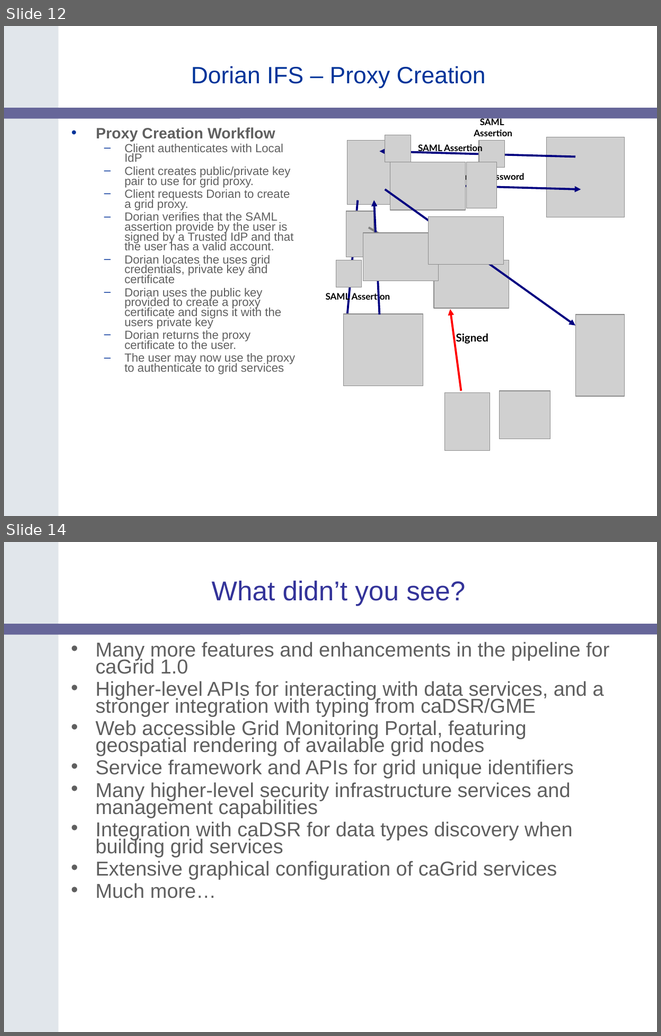
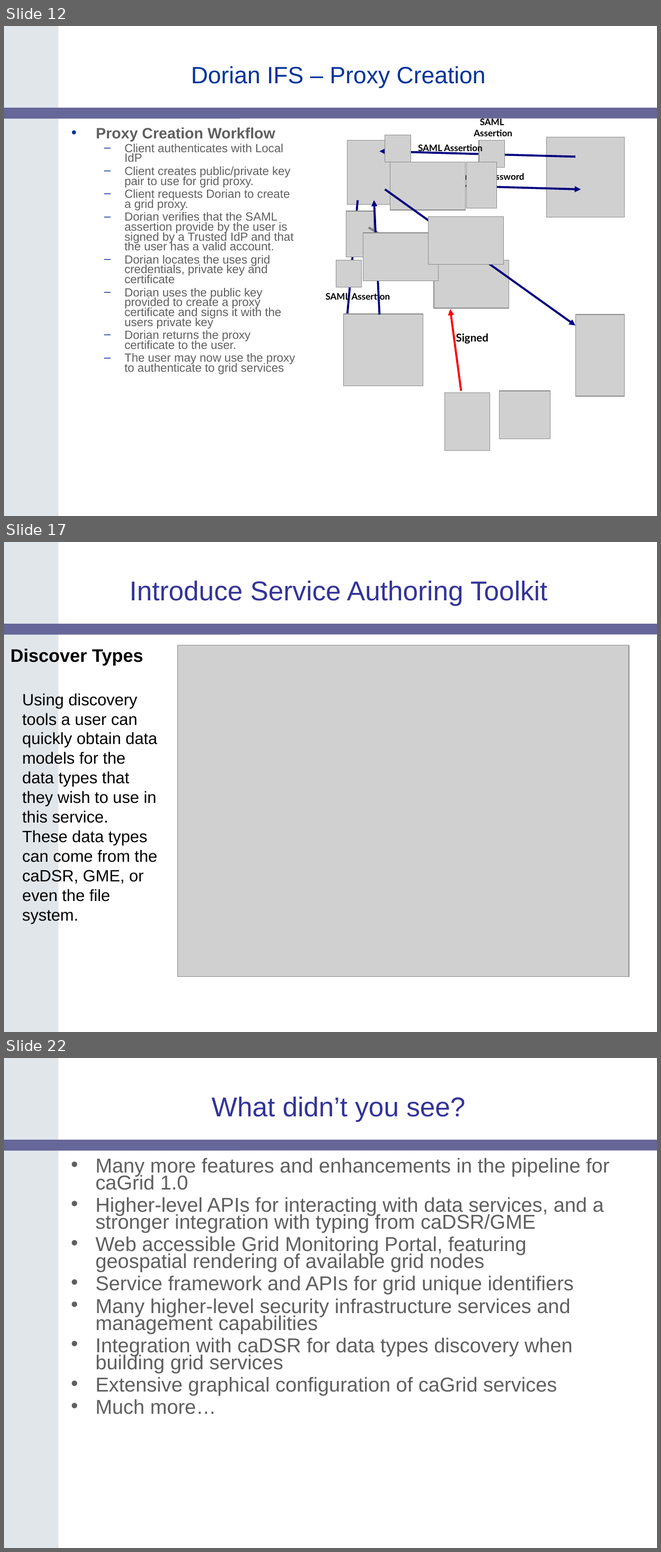
Before and after one commit to NCIP/cagrid-portal, a slide deck: cagrid-1-0/Documentation/presentations/200604_AnnualMeeting/caGrid-1.0-Demo.ppt. Shown one above the other, each under a label of ours: slides 12 and 14 before the commit, slides 12, 17 and 22 after it; the slides between them are not shown. The pictures are 661x1036 and 661x1552 pixels, drawn with LibreOffice and Linux fonts; fonts in the diff are those of the drawing; grey boxes stand for pictures; background and template pictures are left out. Boxes give left, top, right and bottom in pixels: in the first picture for what was removed or moved away, otherwise in the second. Text is boxed around its words. In the diff, an @@ line names an element or a change of style, - is before the commit and + after.

```diff
--- a/cagrid-1-0/Documentation/presentations/200604_AnnualMeeting/caGrid-1.0-Demo.ppt
+++ b/cagrid-1-0/Documentation/presentations/200604_AnnualMeeting/caGrid-1.0-Demo.ppt
@@ slide 17 added at (4,542,657,1032), background #FFFFFF; not listed: 2 template elements that a slide beside it also shows @@
@@ title added at (130,581,547,606), 30 pt, text #333399 @@
+Introduce Service Authoring Toolkit
@@ text added at (10,649,143,665), 20 pt, text #000000, bold @@
+Discover Types
@@ picture added at (178,645,629,976) @@
@@ text added at (22,693,157,924), 18 pt, text #000000 @@
+Using discovery tools a user can quickly obtain data models for the data types that they wish to use in this service. These data types can come from the caDSR, GME, or even the file system.
@@ what was slide 14 is now slide 22 @@
```
Also in this commit, not shown: 8 other slides added, 1 slide removed.
